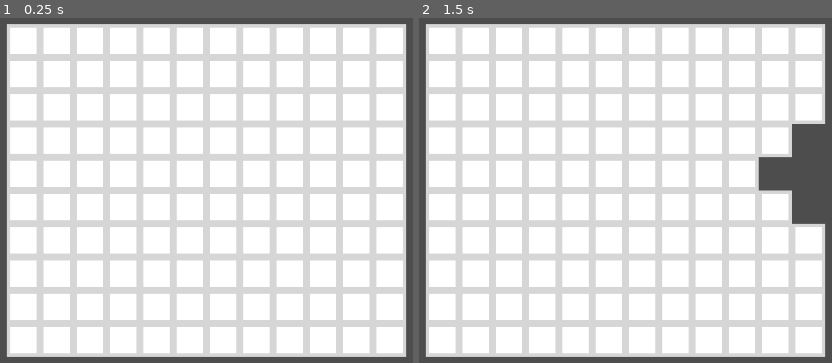
Above: before the commit, frames 1-2 (left to right).
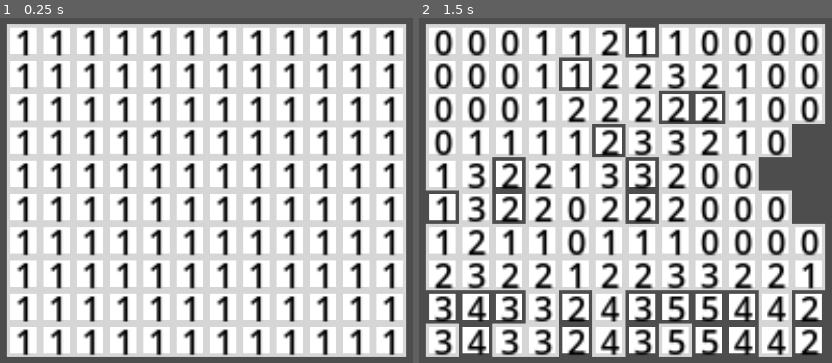
Above: after the commit, the same moments.

Repository: KimiOwenRealon/Explodex
Game: Godot game, scene res://Scenes/world.tscn
Same seed, same stepped clock (60 frames per second), same inputs: the game is played once before the commit and once after it.
Inputs (mouse positions are in pixels of both pictures, inside the frame that each line leads up to):
- Up to frame 1 (0.25 s): no input
- Up to frame 2 (1.5 s): tap Enter at 0.5 s; move the mouse to (803, 166) at 0.52 s; click (803, 166) at 0.6 s; tap Space at 1.25 s; move the mouse to (464, 214) at 1.27 s; right-click (464, 214) at 1.35 s; click (464, 214) at 1.42 s

The runs differ from the first frame. In frame 1, 16% of the frame differs, in the area x 4-96%, y 3-98%; in frame 2, 32%, in the area x 1-99%, y 1-99%.

Commit message:
Added logic for calculating number of adjacent bombs for a given tile
After the first tile input, the initial tile is removed and now all bombs are placed as well as updating each tile with the number of bombs next to it.

Will have to adjust the walker so it walks over all connected tiles that are 0.

Diff:
--- a/explodex/Scenes/world.gd
+++ b/explodex/Scenes/world.gd
@@ -10,7 +10,6 @@
 var mine_array = []
 #sets up initial tile grid
 func create_grid():
-
 	for i in range(0, board_size_x):
 		for j in range(0, board_size_y):
 			##instantiate the tile
@@ -38,12 +37,19 @@
 			t.queue_free()
 	spawn_bombs()
 
-##take our array of all tiles and select a hanful to be a bomb
+##take our array of all tiles and select a handfull to be a bomb
 func spawn_bombs():
 	mine_array.shuffle()
 	mine_array = mine_array.slice(0,StateManager.max_bombs)
 	for i in mine_array:
 		i.bomb = true
+		i.sprite.visible = false
+		for x in range(i.pos.x-1, i.pos.x+2):
+			for y in range(i.pos.y-1, i.pos.y+2):
+				if tiles.has(Vector2(x,y)):
+					tiles[Vector2(x,y)].adjactent_bombs += 1
+
+
 
 func _ready():
 	StateManager.world = self
--- a/explodex/TileSystem/tile.gd
+++ b/explodex/TileSystem/tile.gd
@@ -4,10 +4,13 @@
 var sprite_size = 16
 var pos : Vector2
 var bomb : bool = false
-var adjactent_tiles : int
+var adjactent_bombs : int = 0
+@onready var sprite = $Sprite2D
+
 
 ##mouse events for the tile
 func _input(event):
+	$RichTextLabel.text = str(adjactent_bombs)
 	if event is InputEventMouseButton and event.pressed:
 		var local_mouse_pos = get_local_mouse_position()
 		if abs(local_mouse_pos.x) < sprite_size/2 and abs(local_mouse_pos.y) < sprite_size/2:
--- a/explodex/TileSystem/tile.tscn
+++ b/explodex/TileSystem/tile.tscn
@@ -12,6 +12,8 @@
 shader = ExtResource("3_sl6ug")
 shader_parameter/sprite_color = Color(1, 1, 1, 1)
 
+[sub_resource type="CanvasItemMaterial" id="CanvasItemMaterial_sl6ug"]
+
 [node name="Tile" type="Node2D"]
 script = ExtResource("1_em5vh")
 
@@ -23,3 +25,12 @@
 material = SubResource("ShaderMaterial_uec1m")
 scale = Vector2(0.8, 0.8)
 texture = ExtResource("1_ht7x0")
+
+[node name="RichTextLabel" type="RichTextLabel" parent="."]
+material = SubResource("CanvasItemMaterial_sl6ug")
+offset_left = -4.0
+offset_top = -11.0
+offset_right = 104.0
+offset_bottom = 49.0
+theme_override_colors/default_color = Color(0, 0, 0, 1)
+text = "1"
--- a/explodex/scripts/StateManager.gd
+++ b/explodex/scripts/StateManager.gd
@@ -3,4 +3,4 @@
 var world
 
 var first_tile : bool = false
-var max_bombs : int = 5
+var max_bombs : int = 25
Not shown: 1 places in explodex/TileSystem/tile.tscn that only renumber resources
